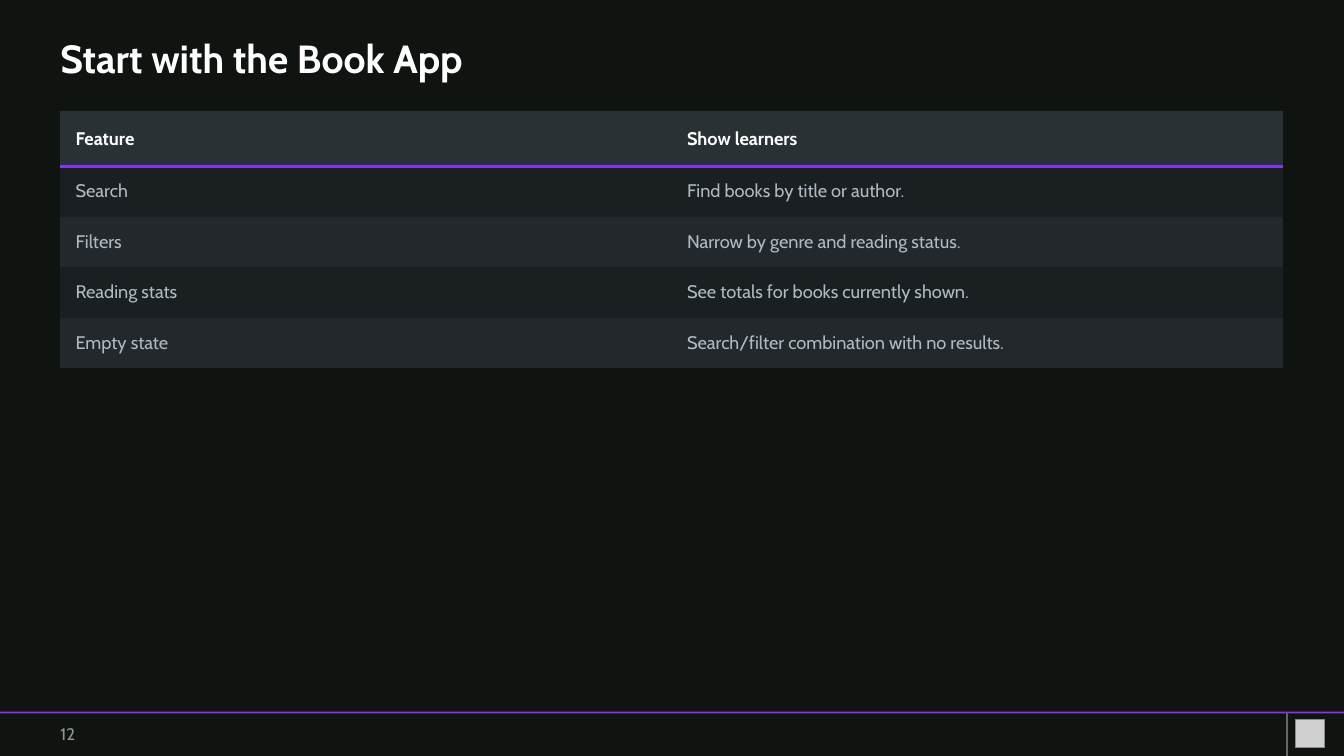
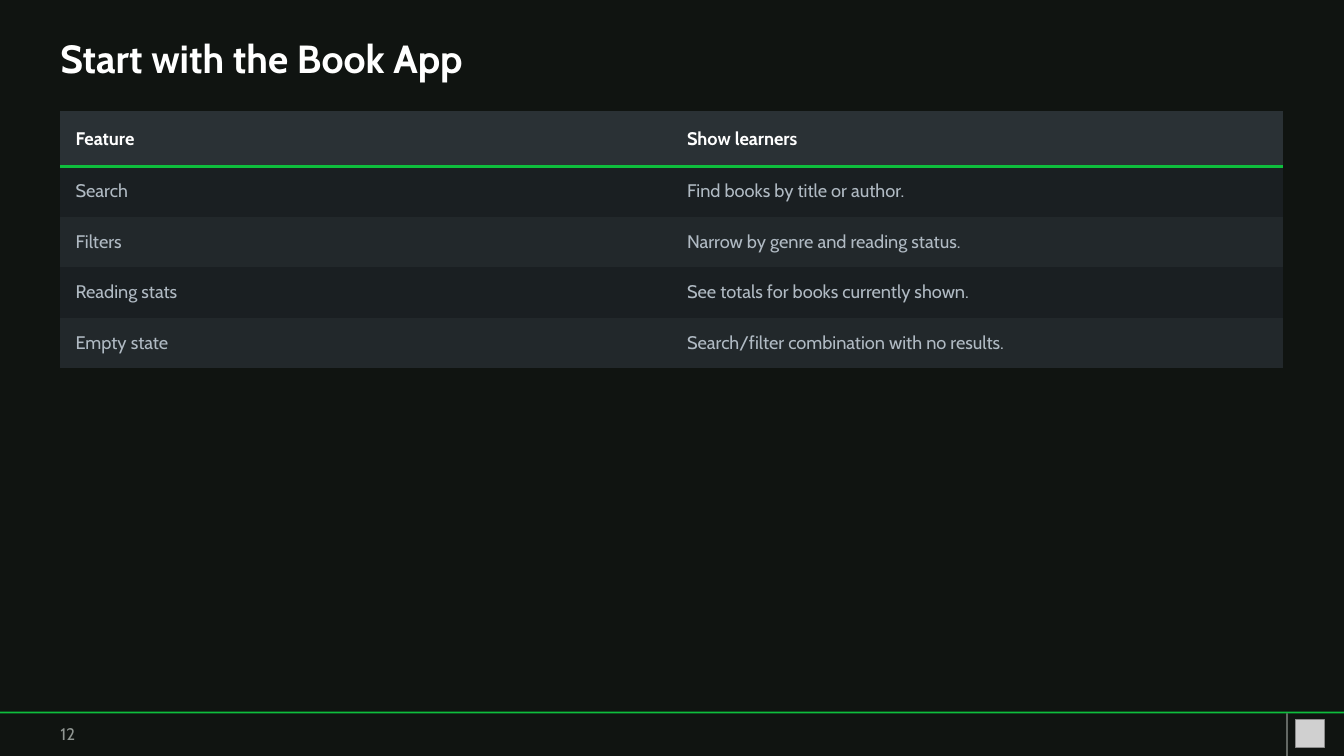
Before and after one commit to YXSSXR-9/copilot-app-for-beginners, a slide deck: slide 12 of workshop/copilot-app-book-app-workshop.pptx. Drawn at 1344x756 pixels with LibreOffice and Linux fonts; fonts in the diff are those of the drawing; grey boxes stand for pictures. Boxes give left, top, right and bottom in pixels: in the first picture for what was removed or moved away, otherwise in the second. Text is boxed around its words. In the diff, an @@ line names an element or a change of style, - is before the commit and + after.

```diff
--- a/workshop/copilot-app-book-app-workshop.pptx
+++ b/workshop/copilot-app-book-app-workshop.pptx
@@ table at (60, 111, 1285, 358) @@
@@ borders changed @@
@@ rectangle at (0, 712, 1344, 714): fill #8534F3 to #0EBE3D @@
```
Also in this commit, not shown: 19 other slides changed, 5 slides added, 2 slides removed, 48 other files.
